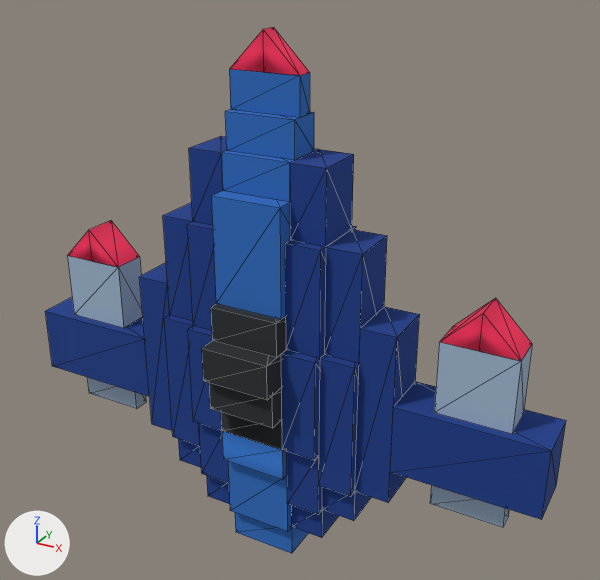
Renders of the OBJ model Assets/Models/Ships/Chunky/Chunky Ship.obj from each side of a commit.
Camera for both pictures: a camera (50 mm lens) standing at (10.72, -17.92, 10.28) and looking at (0.55, 0.57, 1.03). The axes (+X, +Y, +Z) are drawn at lower left. The lights are the same throughout. Mesh edges are drawn as thin lines. Where no turn or scale is listed for an object, it has been applied to the vertices.

Objects in the first picture: 'Chunky Ship'.
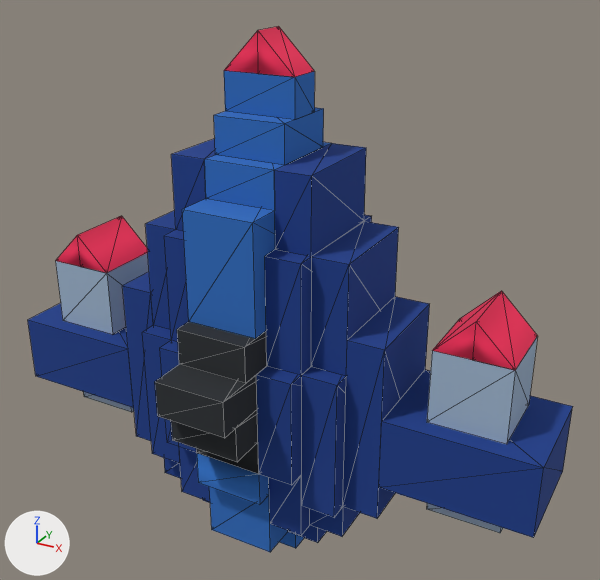
Where the change shows, as pixel boxes [x1, y1, x2, y2] in the pictures (600 x 580 px; the box of a moved part takes in the faces that stretch with it):
'Chunky Ship', reshaped
    before: [45, 27, 566, 553]
    after: [28, 26, 573, 552]
part 1 of me_chunky_ship, moved or reshaped
    before: [434, 298, 532, 434]
    after: [427, 291, 537, 444]
part 2 of me_chunky_ship, moved or reshaped
    before: [67, 221, 143, 328]
    after: [56, 216, 149, 334]
part 3 of me_chunky_ship, added (blue)
    after: [214, 107, 324, 165]
part 4 of me_chunky_ship, moved or reshaped
    before: [163, 136, 387, 363]
    after: [145, 139, 399, 376]
part 5 of me_chunky_ship, added (blue)
    after: [182, 199, 275, 339]
part 6 of me_chunky_ship, added (black)
    after: [177, 322, 267, 383]
part 7 of me_chunky_ship, moved or reshaped
    before: [188, 326, 320, 480]
    after: [160, 340, 301, 505]
part 8 of me_chunky_ship, added (black)
    after: [155, 364, 257, 438]
part 9 of me_chunky_ship, added (blue)
    after: [379, 370, 573, 538]
part 10 of me_chunky_ship, added (black)
    after: [171, 410, 258, 462]
part 11 of me_chunky_ship, added (blue)
    after: [28, 303, 134, 408]
part 12 of me_chunky_ship, added (blue)
    after: [427, 503, 503, 533]
part 13 of me_chunky_ship, added (blue)
    after: [269, 476, 310, 535]
part 14 of me_chunky_ship, added (blue)
    after: [179, 447, 210, 502]
part 15 of me_chunky_ship, added
    after: [84, 392, 134, 412]
part 16 of me_chunky_ship, added (blue)
    after: [209, 487, 288, 552]
part 17 of me_chunky_ship, added
    after: [279, 532, 304, 548]
part 18 of me_chunky_ship, added (blue)
    after: [310, 297, 430, 537]
part 19 of me_chunky_ship, added (blue)
    after: [123, 272, 181, 478]
part 20 of me_chunky_ship, deleted (blue)
    before: [45, 27, 566, 553]
part 21 of me_chunky_ship, moved or reshaped
    before: [199, 111, 322, 532]
    after: [142, 215, 372, 543]
part 22 of me_chunky_ship, added
    after: [224, 26, 315, 120]

The edits, one by one:
me_chunky_ship is used by ob_chunky_ship; location (0.0, 0.0, 0.0).
me_chunky_ship had 260 vertices, 468 faces and spanned x -8.0..8.0, y -2.0..2.0, z -7.0..8.0.
me_chunky_ship now has 268 vertices, 468 faces and spans x -8.0..8.0, y -4.0..4.0, z -7.0..8.0.
me_chunky_ship part 1: the loose piece of 12 vertices spanning x 5.0..7.0, y -0.5..0.5, z -1.0..2.0 is scaled about its middle by (1, 2, 1).
me_chunky_ship part 2: the loose piece of 12 vertices spanning x -7.0..-5.0, y -0.5..0.5, z -1.0..2.0 is scaled about its middle by (1, 2, 1).
me_chunky_ship part 3: a new loose piece, a box spanning x -1.0..1.0, y -1.0..1.0, z 5.0..6.0, in mat_chunky_ship (picture img_chunky_ship_png).
me_chunky_ship part 4: the loose piece of 32 vertices spanning x -3.0..3.0, y -0.8..0.8, z 0.0..5.0 is scaled about its middle by (1, 2, 1).
me_chunky_ship part 5: a new loose piece, a box spanning x -1.0..1.0, y -2.5..2.5, z 1.0..4.0, in mat_chunky_ship (picture img_chunky_ship_png).
me_chunky_ship part 6: a new loose piece, a box spanning x -1.0..1.0, y -3.0..3.0, z 0.0..1.0, in mat_chunky_ship (picture img_chunky_ship_png).
me_chunky_ship part 7: the loose piece of 24 vertices spanning x -2.0..2.0, y -1.3..1.2, z -4.0..0.0 is scaled about its middle by (1, 2, 1).
me_chunky_ship part 8: a new loose piece, a box spanning x -1.0..1.0, y -4.0..4.0, z -1.0..0.0, in mat_chunky_ship (picture img_chunky_ship_png).
me_chunky_ship part 9: a new loose piece, a box spanning x 4.0..8.0, y -1.5..1.5, z -3.0..-1.0, in mat_chunky_ship (picture img_chunky_ship_png).
me_chunky_ship part 10: a new loose piece, a box spanning x -1.0..1.0, y -3.5..3.5, z -2.0..-1.0, in mat_chunky_ship (picture img_chunky_ship_png).
me_chunky_ship part 11: a new loose piece, a box spanning x -8.0..-4.0, y -1.5..1.5, z -3.0..-1.0, in mat_chunky_ship (picture img_chunky_ship_png).
me_chunky_ship part 12: a new loose piece, a box spanning x 5.0..7.0, y -0.5..0.5, z -4.0..-3.0, in mat_chunky_ship (picture img_chunky_ship_png).
me_chunky_ship part 13: a new loose piece, a box spanning x 1.0..2.0, y -2.0..2.0, z -5.0..-3.0, in mat_chunky_ship (picture img_chunky_ship_png).
me_chunky_ship part 14: a new loose piece, a box spanning x -2.0..-1.0, y -2.0..2.0, z -5.0..-3.0, in mat_chunky_ship (picture img_chunky_ship_png).
me_chunky_ship part 15: a new loose piece, a box spanning x -7.0..-5.0, y -0.5..0.5, z -4.0..-3.0, in mat_chunky_ship (picture img_chunky_ship_png).
me_chunky_ship part 16: a new loose piece, a box spanning x -1.0..1.0, y -2.0..2.0, z -6.0..-4.0, in mat_chunky_ship (picture img_chunky_ship_png).
me_chunky_ship part 17: a new loose piece, a box spanning x -1.0..1.0, y -0.5..0.5, z -7.0..-6.0, in mat_chunky_ship (picture img_chunky_ship_png).
me_chunky_ship part 18: a new loose piece of 14 vertices spanning x 2.0..4.0, y -1.5..1.5, z -5.0..1.0, in mat_chunky_ship (picture img_chunky_ship_png).
me_chunky_ship part 19: a new loose piece of 14 vertices spanning x -4.0..-2.0, y -1.5..1.5, z -5.0..1.0, in mat_chunky_ship (picture img_chunky_ship_png).
me_chunky_ship part 20: 11 loose pieces with 140 vertices, spanning x -8.0..8.0, y -1.8..1.7, z -7.0..8.0, are deleted.
me_chunky_ship part 21: 20 vertices removed from x -2.0..2.0, y -2.0..2.0, z -4.0..5.0; 28 vertices added at x -3.0..3.0, y -2.0..2.0, z -6.0..3.0.
me_chunky_ship part 22: 8 vertices added at x -1.0..1.0, y -0.5..0.5, z 7.0..8.0.
